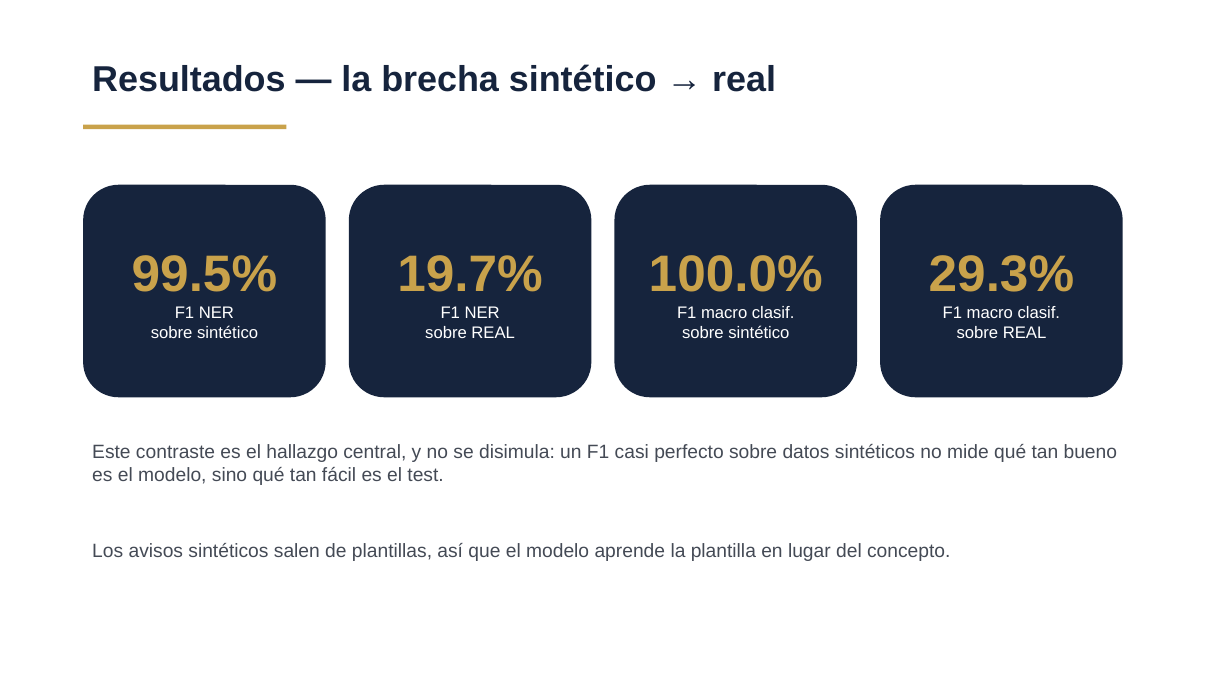
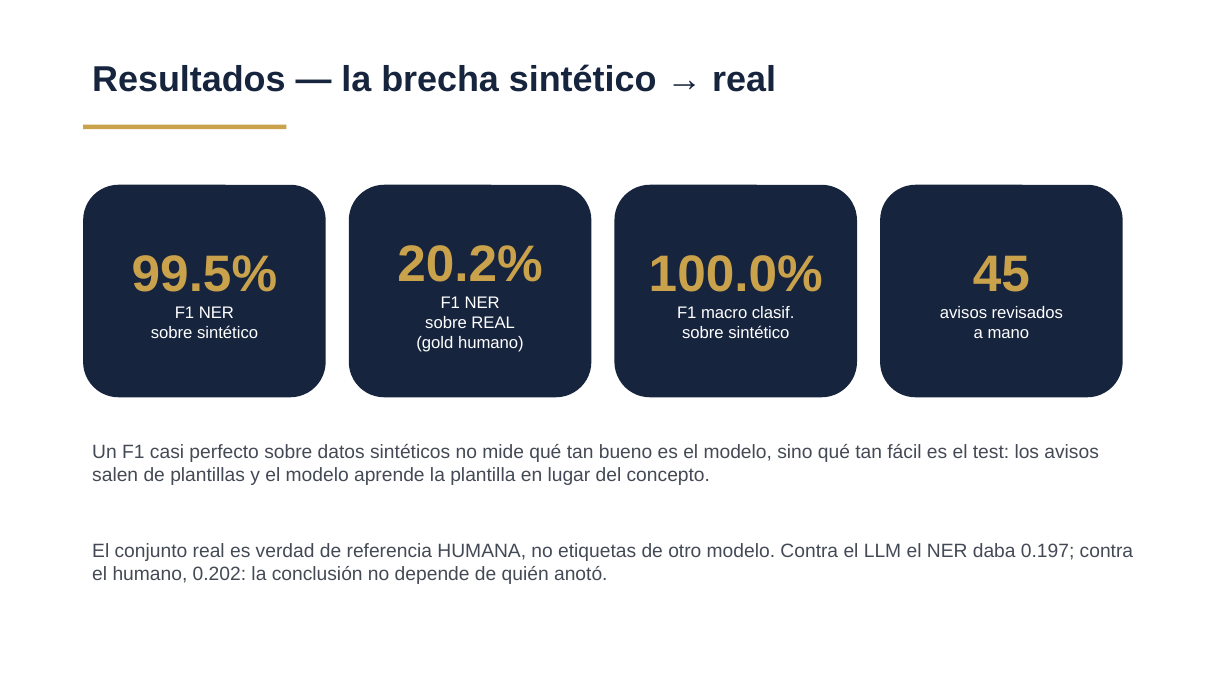
Before and after one commit to jvassarotto/agente-nlp-inmobiliario-caba, a slide deck: slide 7 of entregables/TP_Final_Deep_Learning_Vassarotto.pptx. Drawn at 1232x693 pixels with LibreOffice and Linux fonts; fonts in the diff are those of the drawing. Boxes give left, top, right and bottom in pixels: in the first picture for what was removed or moved away, otherwise in the second. Text is boxed around its words. In the diff, an @@ line names an element or a change of style, - is before the commit and + after.

Commit message:
Gold humano de 45 avisos: NER real 0.202; la clasificacion no se puede evaluar (73% inmobiliarias, 2 positivos)

```diff
--- a/entregables/TP_Final_Deep_Learning_Vassarotto.pptx
+++ b/entregables/TP_Final_Deep_Learning_Vassarotto.pptx
@@ text in rounded rectangle at bbox=[397, 245, 542, 352]: text changed @@
-19.7%
-F1 NER
-sobre REAL
+20.2%
+F1 NER
+sobre REAL
+(gold humano)
@@ text in rounded rectangle at bbox=[940, 255, 1063, 338]: text changed @@
-29.3%
-F1 macro clasif.
-sobre REAL
+45
+avisos revisados
+a mano
@@ text at bbox=[92, 444, 1133, 584]: text changed @@
-Este contraste es el hallazgo central, y no se disimula: un F1 casi perfecto sobre datos sintéticos no mide qué tan bueno es el modelo, sino qué tan fácil es el test.
-Los avisos sintéticos salen de plantillas, así que el modelo aprende la plantilla en lugar del concepto.
+Un F1 casi perfecto sobre datos sintéticos no mide qué tan bueno es el modelo, sino qué tan fácil es el test: los avisos salen de plantillas y el modelo aprende la plantilla en lugar del concepto.
+El conjunto real es verdad de referencia HUMANA, no etiquetas de otro modelo. Contra el LLM el NER daba 0.197; contra el humano, 0.202: la conclusión no depende de quién anotó.
```
Also in this commit, not shown: 1 other slide changed, 11 other files.
